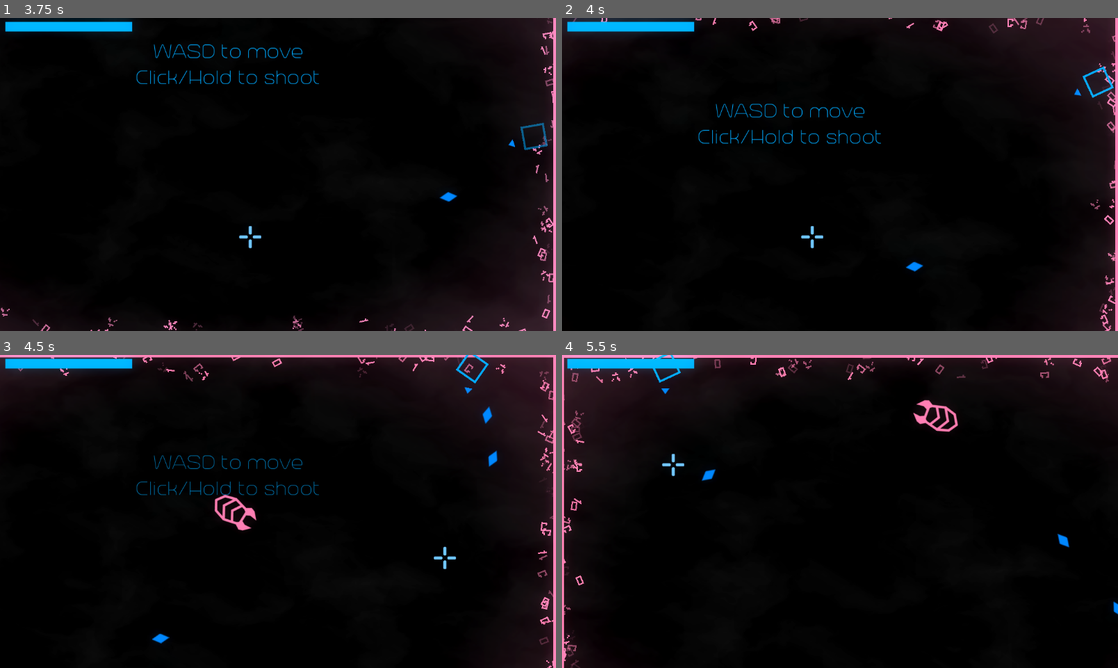
Above: before the commit, frames 1-4 (two rows, left to right).
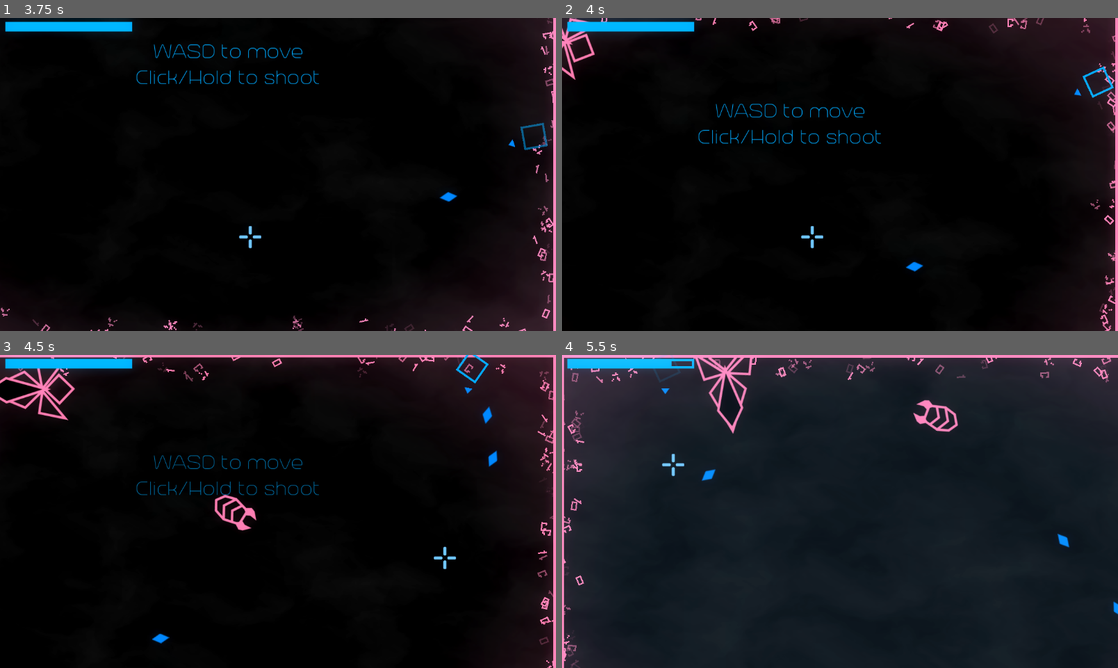
Above: after the commit, the same moments.

Repository: ArandomPsi/campfirejamthingy
Game: Godot game, scene res://scenes/titlescreen.tscn
Two runs of this game, one before a commit and one after it. Both use one fixed random seed, a clock stepped at 60 frames per second and the inputs below.
Inputs (mouse positions are in pixels of both pictures, inside the frame that each line leads up to):
- Up to frame 1 (3.75 s): move the mouse to (400, 158) at 0.52 s; press the mouse at (400, 158) at 0.53 s; hold D (right) 0.53-1.28 s; move the mouse to (166, 190) at 1.27 s; release the mouse at (166, 190) at 1.28 s; hold S (down) 1.28-2 s; click (166, 190) at 1.35 s; click (300, 293) at 2 s; move the mouse to (333, 105) at 2.77 s; press the mouse at (333, 105) at 2.78 s; hold D (right) 2.78-3.53 s; move the mouse to (250, 237) at 3.52 s; release the mouse at (250, 237) at 3.53 s; hold W (up) from 3.53 s (still down); click (250, 237) at 3.6 s
- Up to frame 2 (4 s): keep holding W (up)
- Up to frame 3 (4.5 s): move the mouse to (444, 558) at 4.27 s; release W (up) at 4.28 s; press the mouse at (444, 558) at 4.28 s; hold A (left) from 4.28 s (still down)
- Up to frame 4 (5.5 s): keep holding A (left); move the mouse to (673, 464) at 5.02 s; release the mouse at (673, 464) at 5.03 s; click (673, 464) at 5.1 s

Frame 1 is identical in both runs. In frame 2, 0.4% of the frame differs, in the area x 0-6%, y 0-20%; in frame 3, 0.8%; in frame 4, 96%, in the area x 0-100%, y 0-100%.

Commit message:
Scorpion is buggy, forgot to add some stuff
Ps fix lol

Diff:
--- /dev/null
+++ b/scenes/bugs/scorpion.tscn
@@ -0,0 +1,125 @@
+[gd_scene load_steps=11 format=3 uid="uid://dgl65tq65taha"]
+
+[ext_resource type="Script" path="res://scripts/bugs/scorpion.gd" id="1_xs2cj"]
+[ext_resource type="Texture2D" uid="uid://bdxcvjfr6mcdd" path="res://assets/scorpion1.svg" id="2_32rji"]
+[ext_resource type="Texture2D" uid="uid://vpbrglydhfms" path="res://assets/scorpion2.svg" id="3_ni4ak"]
+
+[sub_resource type="SpriteFrames" id="SpriteFrames_ay57d"]
+animations = [{
+"frames": [{
+"duration": 1.0,
+"texture": ExtResource("2_32rji")
+}, {
+"duration": 1.0,
+"texture": ExtResource("3_ni4ak")
+}],
+"loop": true,
+"name": &"default",
+"speed": 0.0
+}]
+
+[sub_resource type="RectangleShape2D" id="RectangleShape2D_ra0ba"]
+size = Vector2(59, 36)
+
+[sub_resource type="Animation" id="Animation_53sfo"]
+resource_name = "diddle"
+length = 1.25
+tracks/0/type = "method"
+tracks/0/imported = false
+tracks/0/enabled = true
+tracks/0/path = NodePath(".")
+tracks/0/interp = 1
+tracks/0/loop_wrap = true
+tracks/0/keys = {
+"times": PackedFloat32Array(0, 0.5),
+"transitions": PackedFloat32Array(1, 1),
+"values": [{
+"args": [],
+"method": &"charge"
+}, {
+"args": [],
+"method": &"rush"
+}]
+}
+
+[sub_resource type="Animation" id="Animation_whvjp"]
+resource_name = "goon"
+length = 0.8
+tracks/0/type = "value"
+tracks/0/imported = false
+tracks/0/enabled = true
+tracks/0/path = NodePath("sprite:frame")
+tracks/0/interp = 1
+tracks/0/loop_wrap = true
+tracks/0/keys = {
+"times": PackedFloat32Array(0, 0.3, 0.5),
+"transitions": PackedFloat32Array(1, 1, 1),
+"update": 1,
+"values": [0, 1, 0]
+}
+tracks/1/type = "method"
+tracks/1/imported = false
+tracks/1/enabled = true
+tracks/1/path = NodePath(".")
+tracks/1/interp = 1
+tracks/1/loop_wrap = true
+tracks/1/keys = {
+"times": PackedFloat32Array(0.3),
+"transitions": PackedFloat32Array(1),
+"values": [{
+"args": [],
+"method": &"bombthing"
+}]
+}
+
+[sub_resource type="AnimationLibrary" id="AnimationLibrary_gv75p"]
+_data = {
+"diddle": SubResource("Animation_53sfo"),
+"goon": SubResource("Animation_whvjp")
+}
+
+[sub_resource type="CircleShape2D" id="CircleShape2D_peqgm"]
+radius = 20.025
+
+[sub_resource type="RectangleShape2D" id="RectangleShape2D_i17bi"]
+size = Vector2(82, 44)
+
+[node name="scorpion" type="CharacterBody2D"]
+position = Vector2(124, 68)
+collision_layer = 4
+script = ExtResource("1_xs2cj")
+
+[node name="sprite" type="AnimatedSprite2D" parent="."]
+modulate = Color(1, 0.478431, 0.678431, 1)
+scale = Vector2(0.708661, 0.708661)
+sprite_frames = SubResource("SpriteFrames_ay57d")
+
+[node name="CollisionShape2D" type="CollisionShape2D" parent="."]
+position = Vector2(-7, 0)
+shape = SubResource("RectangleShape2D_ra0ba")
+
+[node name="attackplayer" type="AnimationPlayer" parent="."]
+libraries = {
+"": SubResource("AnimationLibrary_gv75p")
+}
+
+[node name="Area2D" type="Area2D" parent="."]
+position = Vector2(27, 0)
+collision_layer = 0
+collision_mask = 3
+
+[node name="CollisionShape2D" type="CollisionShape2D" parent="Area2D"]
+position = Vector2(4, 0)
+shape = SubResource("CircleShape2D_peqgm")
+
+[node name="Area2D2" type="Area2D" parent="."]
+collision_layer = 0
+collision_mask = 4
+
+[node name="CollisionShape2D" type="CollisionShape2D" parent="Area2D2"]
+shape = SubResource("RectangleShape2D_i17bi")
+
+[node name="bouncelook" type="Node2D" parent="."]
+
+[connection signal="body_entered" from="Area2D" to="." method="_on_area_2d_body_entered"]
+[connection signal="body_entered" from="Area2D2" to="." method="_on_area_2d_2_body_entered"]
--- a/scenes/testmap.tscn
+++ b/scenes/testmap.tscn
@@ -9,6 +9,7 @@
 [ext_resource type="Texture2D" uid="uid://bs1vfkdliq6an" path="res://assets/computer chip_chest (1).svg" id="6_hbqqa"]
 [ext_resource type="Texture2D" uid="uid://dwy3k0loy8dj3" path="res://assets/matrix.png" id="6_s4dqw"]
 [ext_resource type="FontFile" uid="uid://c80u6qswig48x" path="res://assets/TrenchThin-16R0.otf" id="7_syahy"]
+[ext_resource type="PackedScene" uid="uid://dgl65tq65taha" path="res://scenes/bugs/scorpion.tscn" id="10_auoud"]
 
 [sub_resource type="CanvasItemMaterial" id="CanvasItemMaterial_a5xd7"]
 blend_mode = 1
@@ -359,6 +360,8 @@
 position = Vector2(73, 61)
 shape = SubResource("CircleShape2D_iufsh")
 
+[node name="scorpion" parent="." instance=ExtResource("10_auoud")]
+
 [connection signal="body_entered" from="upgradeportal/portalchecker" to="." method="upgradething"]
 [connection signal="body_entered" from="upgradeportal/portalchecker" to="upgradeportal" method="_on_portalchecker_body_entered"]
 [connection signal="body_entered" from="portal1/Area2D" to="." method="_on_area_2d_body_entered"]
--- /dev/null
+++ b/scenes/vfx/aoe.tscn
@@ -0,0 +1,30 @@
+[gd_scene load_steps=5 format=3 uid="uid://cvdksj7pwrv2"]
+
+[ext_resource type="Texture2D" uid="uid://d36dhrn5qxcrp" path="res://assets/aoe-2.svg" id="1_1cpy4"]
+[ext_resource type="Script" path="res://scripts/aoe.gd" id="1_bdewn"]
+[ext_resource type="Texture2D" uid="uid://nf7iwwkh4lbl" path="res://assets/aoe2.svg" id="2_7dv3g"]
+
+[sub_resource type="CircleShape2D" id="CircleShape2D_fpgsa"]
+radius = 47.0106
+
+[node name="aoe" type="Node2D"]
+modulate = Color(1, 0.478431, 0.678431, 1)
+position = Vector2(339, 203)
+scale = Vector2(3, 3)
+script = ExtResource("1_bdewn")
+
+[node name="warning" type="Sprite2D" parent="."]
+texture = ExtResource("1_1cpy4")
+
+[node name="aoe" type="Sprite2D" parent="."]
+scale = Vector2(0.001, 0.001)
+texture = ExtResource("2_7dv3g")
+
+[node name="Area2D" type="Area2D" parent="aoe"]
+collision_layer = 0
+collision_mask = 2
+
+[node name="CollisionShape2D" type="CollisionShape2D" parent="aoe/Area2D"]
+shape = SubResource("CircleShape2D_fpgsa")
+
+[connection signal="body_entered" from="aoe/Area2D" to="." method="_on_area_2d_body_entered"]
--- /dev/null
+++ b/scripts/aoe.gd
@@ -0,0 +1,19 @@
+extends Node2D
+
+
+#keep aoe scale at 0
+
+#log can you balance TS
+
+func _ready():
+	var tween = create_tween()
+	tween.tween_property($warning,"self_modulate",Color(1,1,1,1),0.1)
+	tween.tween_property($warning,"self_modulate",Color(1,1,1,0),0.4)
+	tween.tween_property($aoe, "scale", Vector2(1.5,1.5),0.2).set_trans(Tween.TRANS_CUBIC)
+	tween.parallel().tween_property($aoe,"modulate",Color(1,1,1,0),0.2)
+	await tween.finished
+	queue_free()
+
+
+func _on_area_2d_body_entered(body):
+	body.damage(2)
--- /dev/null
+++ b/scripts/bugs/scorpion.gd
@@ -0,0 +1,86 @@
+extends CharacterBody2D
+
+var speed : int = 80 + global.room * 2
+var attackchargeup : int = 120
+var shaking : int = 0
+var hp : int = 64 + global.room * 2
+var spawnedin : bool = false
+
+
+func _ready():
+	var tween = create_tween()
+
+	$sprite.scale = Vector2.ZERO
+	rotation_degrees = randi_range(0,360)
+	tween.tween_property($sprite,"scale",Vector2(1,1),0.5).set_delay(0.4).set_trans(Tween.TRANS_CUBIC)
+	await tween.finished
+	spawnedin = true
+
+
+func _physics_process(delta):
+	if not $attackplayer.is_playing() and spawnedin:
+		var v = (global.playerpos + - position).angle()
+		rotation = lerp_angle(rotation,v,0.1)
+
+		velocity += speed * delta * transform.x * 10
+
+
+		if attackchargeup < 1:
+			$attackplayer.play("goon")
+			attackchargeup = randi_range(150,180)
+
+		attackchargeup -= 1
+
+	elif not spawnedin:
+		velocity = Vector2.ZERO
+
+	velocity *= 0.9
+	shaking -= 1
+	$sprite.offset = Vector2.ZERO
+	if shaking > 1:
+		$sprite.offset += Vector2(randi_range(-5,5),randi_range(-5,5))
+
+
+
+	move_and_slide()
+
+
+func charge():
+	shaking = 30
+	velocity *= 0.7
+
+func rush():
+	velocity = transform.x * randi_range(2000,2400)
+
+func damage(amount):
+	hp -= amount
+	if hp < 0:
+		var b = preload("res://scenes/vfx/hitparticle.tscn").instantiate()
+		get_tree().root.add_child(b)
+		b.modulate = $sprite.modulate
+		b.position = position
+		b.scale *= 2
+		queue_free()
+
+func bounce():
+	rotation_degrees += randi_range(-15,15)
+	velocity = -transform.x * velocity.length()
+
+func _on_area_2d_body_entered(body):
+	if body.has_method("damage"):
+		body.damage(1)
+	bounce()
+
+func bombthing():
+	for i in range(10):
+		var b = preload("res://scenes/vfx/aoe.tscn").instantiate()
+		get_tree().root.add_child(b)
+		b.position = position + transform.x * (100 * i)
+		var timer = get_tree().create_timer(0.05)
+		await timer.timeout
+
+
+func _on_area_2d_2_body_entered(body):
+	print("yes")
+	$bouncelook.look_at(body.position)
+	velocity += -$bouncelook.transform.x * randi_range(400,800)
Not shown: 1 places in scenes/testmap.tscn that only renumber resources
